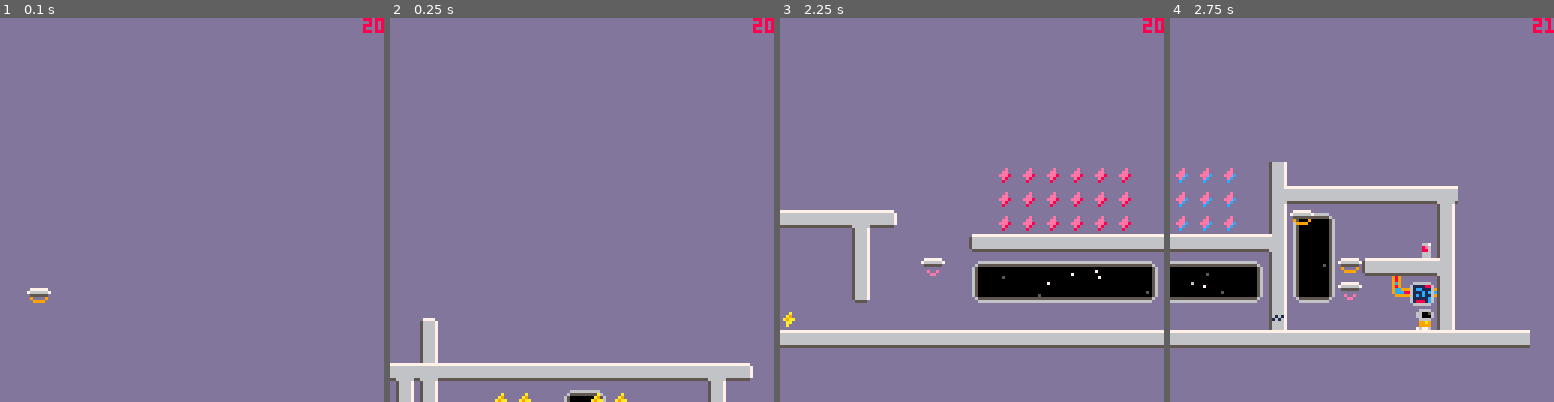
Above: before the commit, frames 1-4 (left to right).
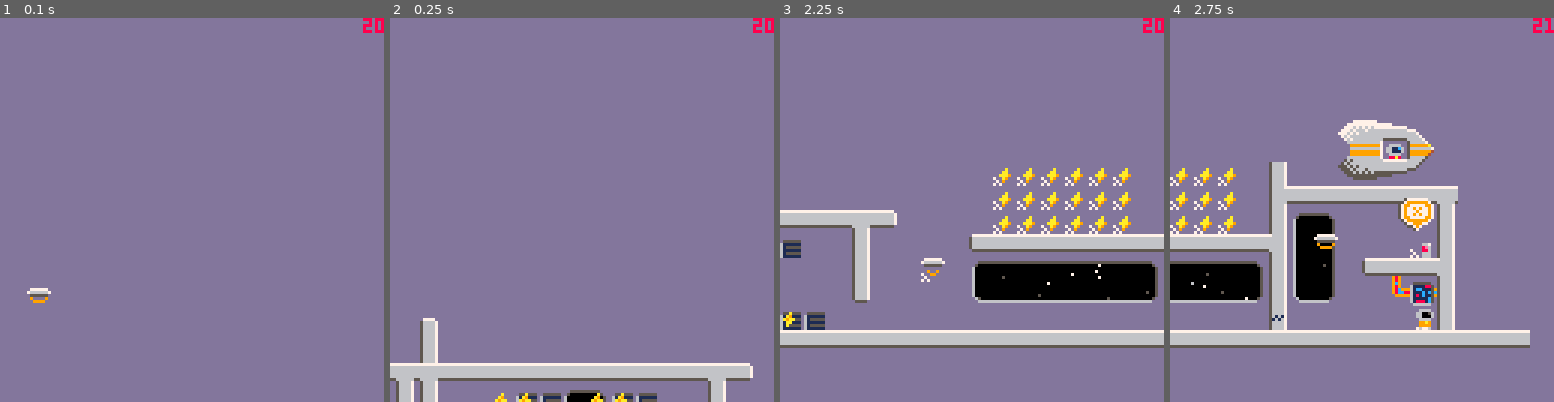
Above: after the commit, the same moments.

Repository: jgradim/gameoff-2020
Game: PICO-8 cartridge moonshot.p8
The game is run twice, just before and just after one commit, with the same random seed, the same clock (stepped at 60 frames per second) and the same inputs.
Inputs:
- Up to frame 1 (0.1 s): no input
- Up to frame 2 (0.25 s): no input
- Up to frame 3 (2.25 s): tap X (X key) at 0.33, 1.07, 1.85 s; tap O (Z key) at 0.7, 1.7, 2.1 s; hold Right 1.6-2.1 s; hold Up from 2.15 s (still down)
- Up to frame 4 (2.75 s): release Up at 2.42 s; hold Right from 2.47 s (still down); tap O (Z key) at 2.5 s

Frame 1 is identical in both runs. In frame 2, 0.6% of the frame differs, in the area x 32-70%, y 96-100%; in frame 3, 3.5%; in frame 4, 6.0%, in the area x 0-69%, y 26-75%.

Commit message:
speech bubbles, escape pods, updated spritesheet

Diff:
--- a/moonshot.p8
+++ b/moonshot.p8
@@ -33,11 +33,14 @@
 
 sp_platform=48
 
-sp_door_opened=36
+sp_door_opened=37
 sp_door_closed=32
 
 sp_button_on=16
 sp_button_off=18
+
+sp_speech=10
+sp_e_pod=28
 
 ------------------
 ---sprite flags---
@@ -115,17 +118,10 @@
   )
  )
  local plt3=init_platform(
-  59*8,26*8,8,8,
+  58*8,25*8,8,8,
   linear_delta_fn(
    --59,26 <-> 59,29
-   59*8,26*8,59*8,29*8
-  )
- )
- local plt4=init_platform(
-  57*8,24*8,8,8,
-  linear_delta_fn(
-   --57,24 <-> 57,29
-   57*8,24*8,57*8,29*8
+   58*8,25*8,58*8,28*8
   )
  )
 
@@ -252,6 +248,12 @@
 
  --players
  foreach(all_players,draw_player)
+
+ --fixme: remove
+ speech_bubble(62*8,26*8,"❎",9)
+ escape_pod(59*8,20*8,{
+  [11]=10,[3]=8
+ })
 
  --camera
  cam:draw()
@@ -1155,6 +1157,39 @@
   pal(m,s[c+1])
  end
 end
+
+--------------------
+---speech bubbles---
+--------------------
+
+function speech_bubble(x,y,l,c)
+  local sx=8*(sp_speech%16)
+  local sy=8*flr(sp_speech/16)
+  local dx=x-4
+  local dy=y-19+cos(t()/2)+.5
+
+  pal(11,c)
+  sspr(sx,sy,16,16,dx,dy)
+  pal()
+  print(l,dx+3,dy+2,7)
+end
+
+-----------------
+---escape pods---
+-----------------
+
+function escape_pod(x,y,cm)
+  local sx=8*(sp_e_pod%16)
+  local sy=8*(sp_e_pod/16\1)
+
+  for c1,c2 in pairs(cm) do
+    printh(c1.."->"..c2)
+    pal(c1,c2)
+  end
+  sspr(sx,sy,32,24,x,y)
+  pal()
+end
+
 -->8
 --path
 
@@ -1767,8 +1762,8 @@
 424040404040404040404040404040404040404040404040404040404051606050505050505050505050506041404040400d0d0d0d0d0d40424d4f404040404240404040404040404040404040404040404040404040404040404040404040404040404040404040404040404040404040404040404040404040404040404040
 424040404040404040404040404040404040404040404040404040404040424240404045454d4f4545404042404040405150505050505050615d5f4040400e4240404040404040404040404040404040404040404040404040404040404040404040404040404040404040404040404040404040404040404040404040404040
 424040404040404040404040404040404040404040404040404040404040427141404040456d6f454040404240400c404d4e4e4e4e4e4e4f425d5f405148506140404040404040404040404040404040404040404040404040404040404040404040404040404040404040404040404040404040404040404040404040404040
-42404040404040405a4b404040404040404040404040404040404040515061424a5b40404540404040404052404040406d6e6e6e6e6e6e6f426d6f0c407b5c4740404040404040404040404040404040404040404040404040404040404040404040404040404040404040404040404040404040404040404040404040404040
-42404040404040404040404040404040404040404040404040404040404042424040454045454545454540404040404040404040404040400f4040404040404240404040404040404040404040404040404040404040404040404040404040404040404040404040404040404040404040404040404040404040404040404040
+42404040404040405a4b404040404040404040404040404040404040515061424a5b40404540404040404052404040406d6e6e6e6e6e6e6f426d6f40407b5c4740404040404040404040404040404040404040404040404040404040404040404040404040404040404040404040404040404040404040404040404040404040
+4240404040404040404040404040404040404040404040404040404040404242404045404545454545454040404040404040404040404040404040404040404240404040404040404040404040404040404040404040404040404040404040404040404040404040404040404040404040404040404040404040404040404040
 5050505050505050505050505050505050505050505050505050505050505050505050505050505050505050505050505050505050505050505050505050505050505040404040404040404040404040404040404040404040404040404040404040404040404040404040404040404040404040404040404040404040404040
 4040404040404040404040404040404040404040404040404040404040404040404040404040404040404040404040404040404040404040404040404040404040404040404040404040404040404040404040404040404040404040404040404040404040404040404040404040404040404040404040404040404040404040
 4040404040404040404040404040404040404040404040404040404040404040404040404040404040404040404040404040404040404040404040404040404040404040404040404040404040404040404040404040404040404040404040404040404040404040404040404040404040404040404040404040404040404040
Not shown, changed: 142 lines of the sprite sheet (__gfx__) section of moonshot.p8
